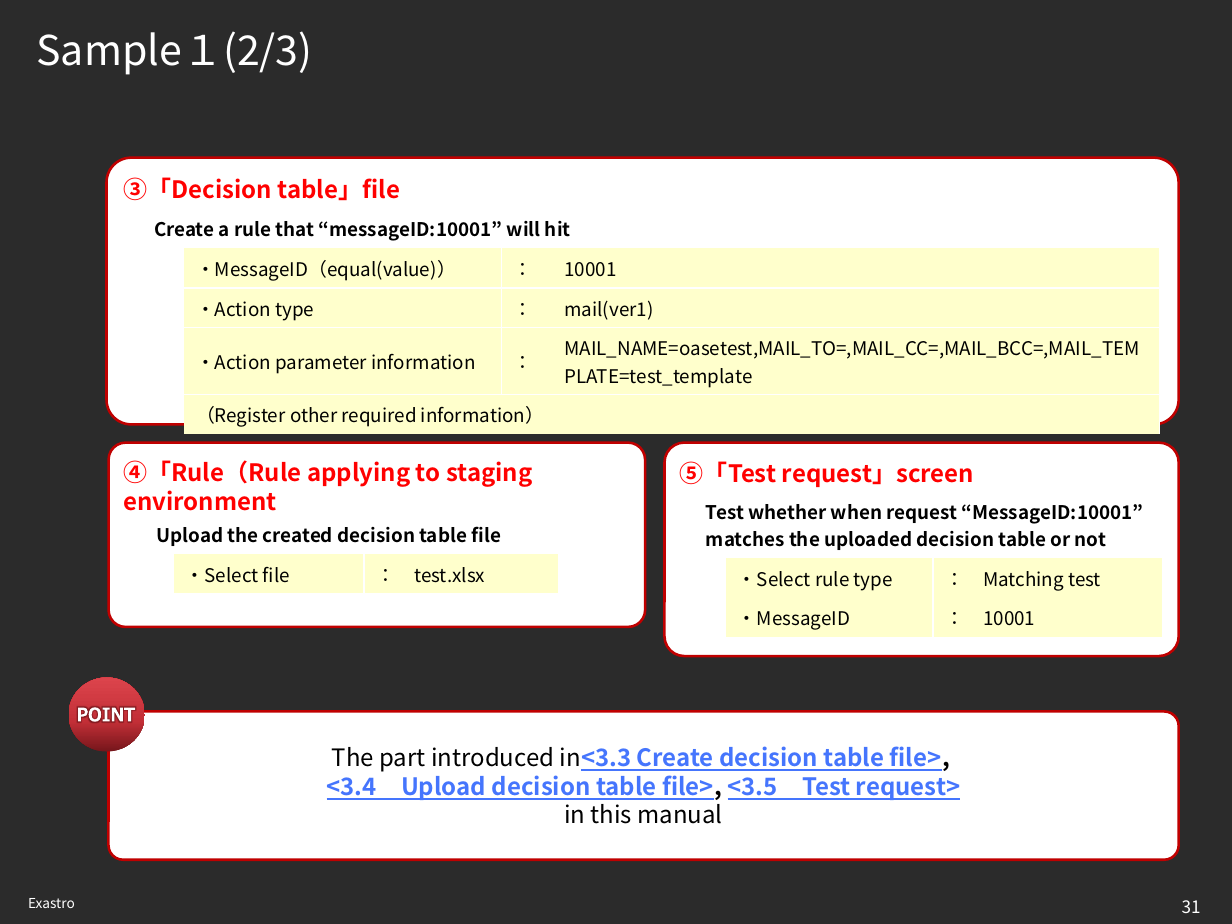
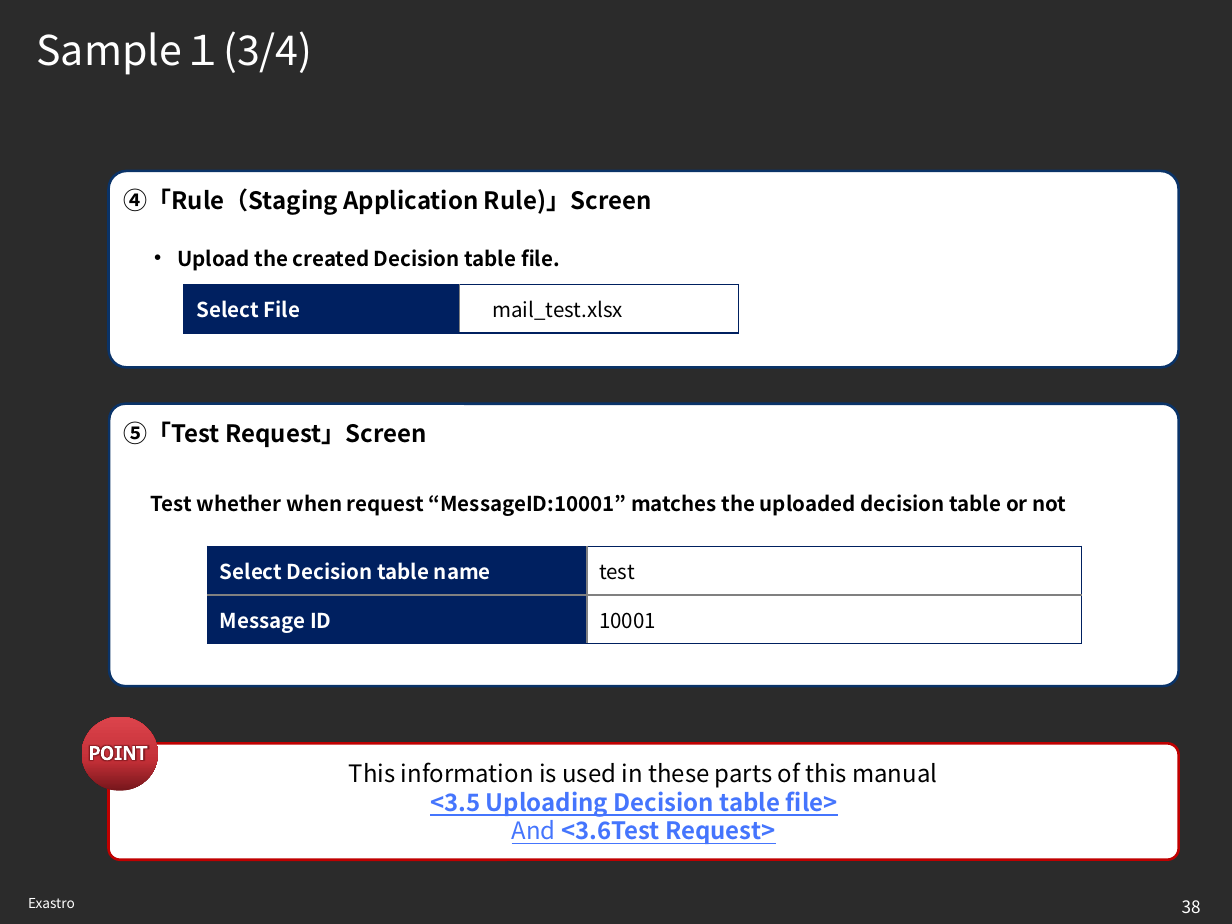
Before and after one commit to exastro-suite/oase-docs, a slide deck: slide 38 of asset/Learn/OASE-quickstart.pptx (slide 31 before the commit). Drawn at 1232x924 pixels with LibreOffice and Linux fonts; fonts in the diff are those of the drawing; background and template pictures are left out; a plain dark background stands for a picture behind light text. Boxes give left, top, right and bottom in pixels: in the first picture for what was removed or moved away, otherwise in the second. Text is boxed around its words. In the diff, an @@ line names an element or a change of style, - is before the commit and + after.

```diff
--- a/asset/Learn/OASE-quickstart.pptx
+++ b/asset/Learn/OASE-quickstart.pptx
@@ title at box(37, 31, 313, 75): text changed @@
-Sample１(2/3)
+Sample１(3/4)
@@ rounded rectangle "④「Rule（Staging Application Rule)」Screen": place and size @@
-rounded rectangle "④「Rule（Staging Application Rule)」Screen" at box(107, 158, 1179, 425)
+rounded rectangle "④「Rule（Staging Application Rule)」Screen" at box(108, 171, 1179, 368)
@@ rounded rectangle "④「Rule（Staging Application Rule)」Screen" at box(108, 171, 1179, 368): outline #C00000 1.5 pt to #0A3368 1.5 pt @@
@@ text in rounded rectangle at box(123, 188, 652, 215): text changed; text colour #FF0000 to #000000 @@
-③「Decision table」file
+④「Rule（Staging Application Rule)」Screen
@@ table removed at box(142, 208, 1159, 431), 5 rows, 4 columns @@
-Create a rule that “messageID:10001” will hit |  |  | 
- | ・MessageID（equal(value)） | ： | 10001
- | ・Action type | ： | mail(ver1)
- | ・Action parameter information | ： | MAIL_NAME=oasetest,MAIL_TO=,MAIL_CC=,MAIL_BCC=,MAIL_TEMPLATE=test_template
- | （Register other required information） |  | 
@@ table at box(142, 232, 782, 371) @@
-Upload the created decision table file |  | 
- | ・Select file | ： test.xlsx
+Upload the created Decision table file. |  |  | 
+ | Select File | mail_test.xlsx | 
+ |  |  | 
@@ table: place and size @@
-table at box(144, 515, 558, 587)
+table at box(142, 232, 782, 371)
@@ rounded rectangle "⑤「Test Request」Screen": place and size @@
-rounded rectangle "⑤「Test Request」Screen" at box(664, 442, 1178, 655)
+rounded rectangle "⑤「Test Request」Screen" at box(110, 404, 1179, 686)
@@ rounded rectangle "⑤「Test Request」Screen" at box(110, 404, 1179, 686): outline #C00000 1.5 pt to #0A3368 1.5 pt; proportions changed @@
@@ rounded rectangle removed at box(108, 442, 646, 627) @@
-④「Rule（Rule applying to staging environment
@@ text in rounded rectangle at box(124, 421, 426, 447): text changed; text colour #FF0000 to #000000 @@
-⑤「Test request」screen
+⑤「Test Request」Screen
@@ table at box(138, 460, 1149, 681) @@
-Test whether when request “MessageID:10001” matches the uploaded decision table or not |  | 
- | ・Select rule type | ： Matching test
- | ・MessageID | ： 10001
+Test whether when request “MessageID:10001” matches the uploaded decision table or not |  |  | 
+ | Select Decision table name | test | 
+ | Message ID | 10001 | 
+ |  |  | 
@@ table: place and size @@
-table at box(694, 492, 1162, 643)
+table at box(138, 460, 1149, 681)
@@ ellipse: place and size @@
-ellipse at box(69, 678, 145, 752)
+ellipse at box(81, 717, 158, 791)
@@ freeform shape: place and size @@
-freeform shape at box(78, 707, 134, 722)
+freeform shape at box(90, 745, 147, 760)
@@ rounded rectangle "This information is used in ...": place and size @@
-rounded rectangle "This information is used in ..." at box(108, 711, 1179, 859)
+rounded rectangle "This information is used in ..." at box(108, 743, 1179, 859)
@@ text in rounded rectangle at box(349, 762, 937, 844): text changed; bold off @@
-The part introduced in<3.3 Create decision table file>,
-<3.4 Upload decision table file>, <3.5 Test request>
-in this manual
+This information is used in these parts of this manual
+<3.5 Uploading Decision table file>
+And <3.6Test Request>
@@ page number at box(1182, 900, 1201, 913): text changed @@
-31
+38
```
Also in this commit, not shown: 25 other slides changed, 8 slides added, 1 slide removed, 1 other file.
